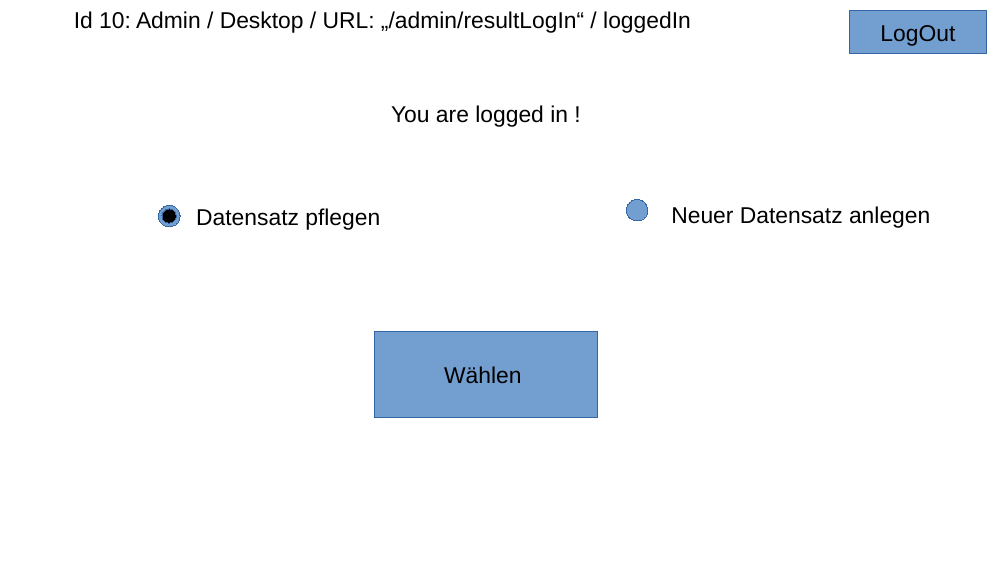
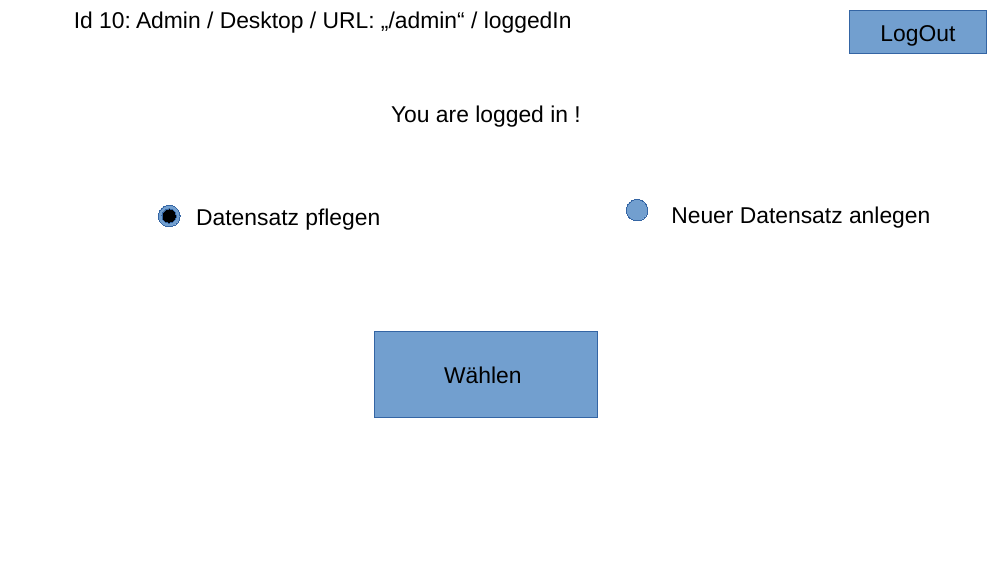
Before and after one commit to HolgerZerbe/foodata, a slide deck: slide 10 of concept/textdateien/Foodata Mockups.odp. Drawn at 1008x567 pixels with LibreOffice and Linux fonts; fonts in the diff are those of the drawing. Boxes give left, top, right and bottom in pixels: in the first picture for what was removed or moved away, otherwise in the second. Text is boxed around its words. In the diff, an @@ line names an element or a change of style, - is before the commit and + after.

```diff
--- a/concept/textdateien/Foodata Mockups.odp
+++ b/concept/textdateien/Foodata Mockups.odp
@@ text at [74,11,572,33]: text changed @@
-Id 10: Admin / Desktop / URL: „/admin/resultLogIn“ / loggedIn
+Id 10: Admin / Desktop / URL: „/admin“ / loggedIn
```
Also in this commit, not shown: 3 other slides changed, 1 slide added.
